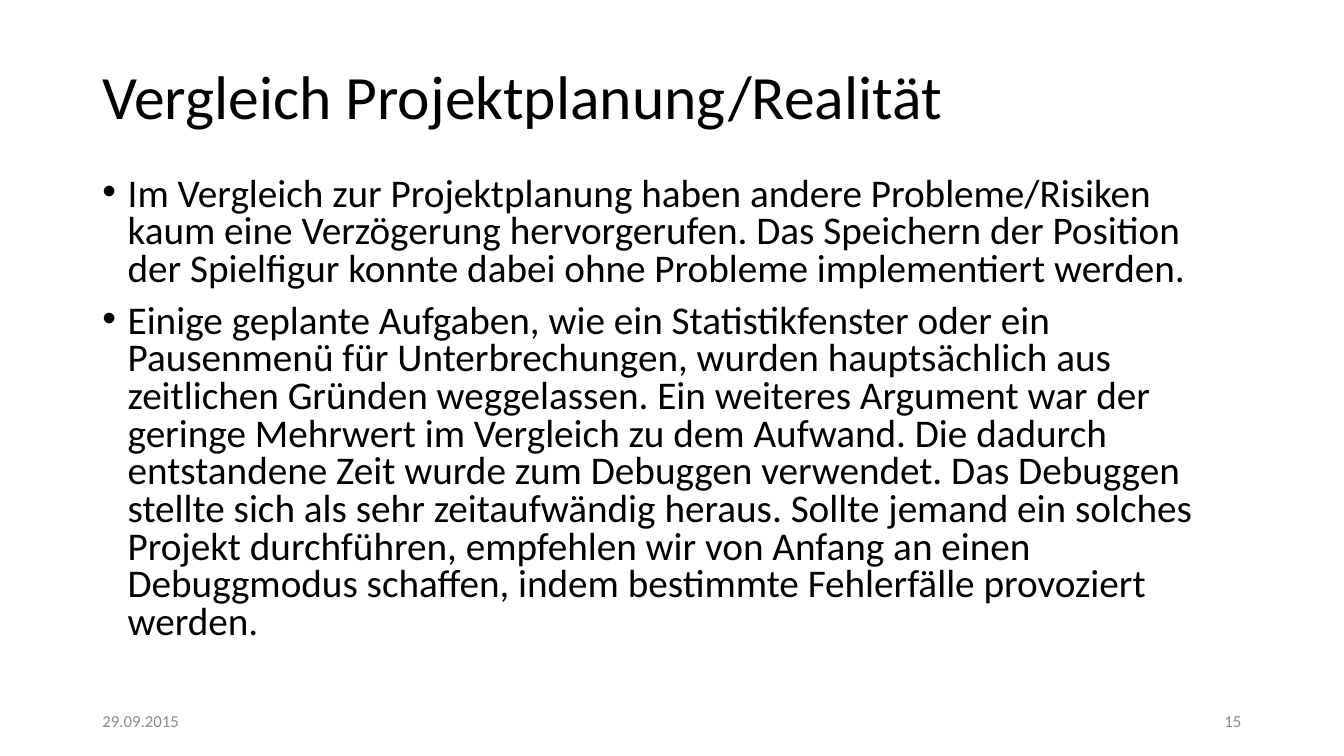
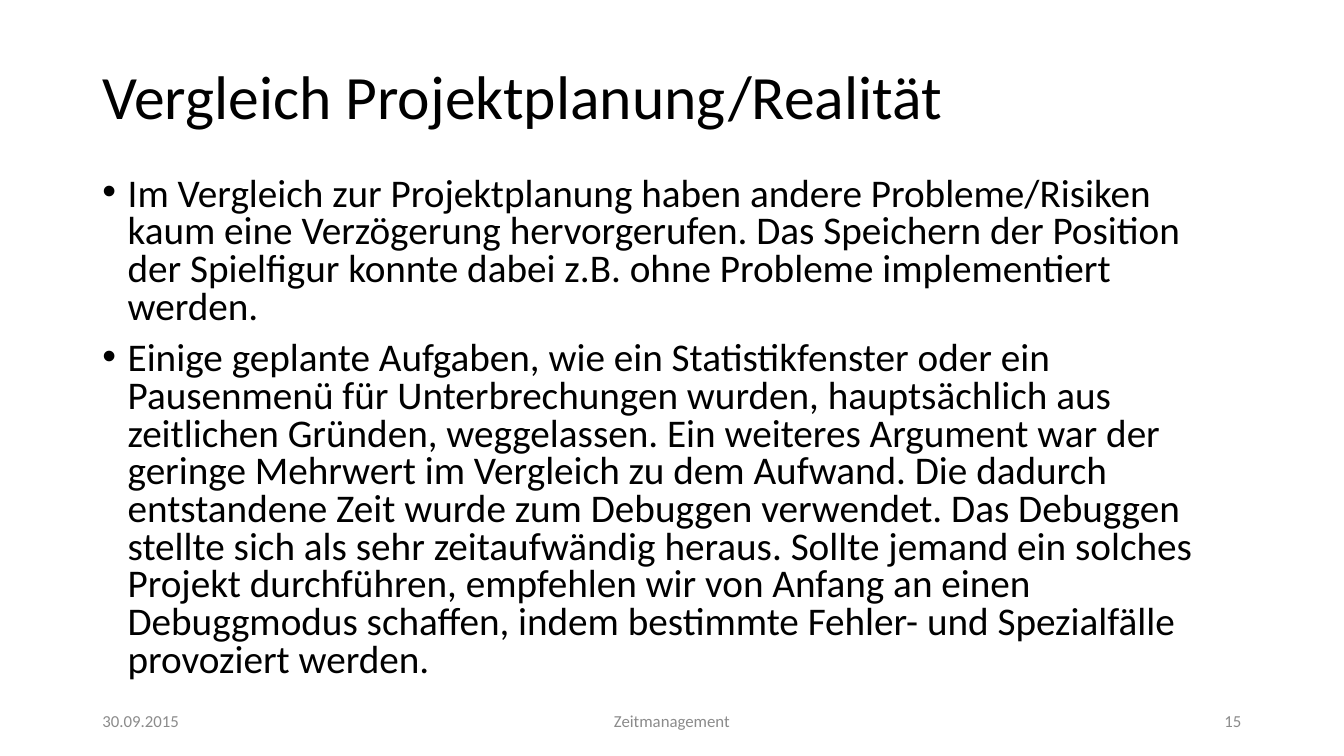
Before and after one commit to lukasleitsch/mensch-aergere-dich-nicht, a slide deck: slide 15 of Finale Präsentation.pptx. Drawn at 1344x756 pixels with LibreOffice and Linux fonts; fonts in the diff are those of the drawing. Boxes give left, top, right and bottom in pixels: in the first picture for what was removed or moved away, otherwise in the second. Text is boxed around its words. In the diff, an @@ line names an element or a change of style, - is before the commit and + after.

```diff
--- a/Finale Präsentation.pptx
+++ b/Finale Präsentation.pptx
@@ text at [128,179,1192,680]: text changed @@
-• Im Vergleich zur Projektplanung haben andere Probleme/Risiken kaum eine Verzögerung hervorgerufen. Das Speichern der Position der Spielfigur konnte dabei ohne Probleme implementiert werden.
-• Einige geplante Aufgaben, wie ein Statistikfenster oder ein Pausenmenü für Unterbrechungen, wurden hauptsächlich aus zeitlichen Gründen weggelassen. Ein weiteres Argument war der geringe Mehrwert im Vergleich zu dem Aufwand. Die dadurch entstandene Zeit wurde zum Debuggen verwendet. Das Debuggen stellte sich als sehr zeitaufwändig heraus. Sollte jemand ein solches Projekt durchführen, empfehlen wir von Anfang an einen Debuggmodus schaffen, indem bestimmte Fehlerfälle provoziert werden.
+• Im Vergleich zur Projektplanung haben andere Probleme/Risiken kaum eine Verzögerung hervorgerufen. Das Speichern der Position der Spielfigur konnte dabei z.B. ohne Probleme implementiert werden.
+• Einige geplante Aufgaben, wie ein Statistikfenster oder ein Pausenmenü für Unterbrechungen wurden, hauptsächlich aus zeitlichen Gründen, weggelassen. Ein weiteres Argument war der geringe Mehrwert im Vergleich zu dem Aufwand. Die dadurch entstandene Zeit wurde zum Debuggen verwendet. Das Debuggen stellte sich als sehr zeitaufwändig heraus. Sollte jemand ein solches Projekt durchführen, empfehlen wir von Anfang an einen Debuggmodus schaffen, indem bestimmte Fehler- und Spezialfälle provoziert werden.
@@ text at [102,716,178,727]: text changed @@
-29.09.2015
+30.09.2015
@@ text added at [614,715,730,730], 12 pt, text #8C8C8C @@
+Zeitmanagement
```
Also in this commit, not shown: 21 other slides changed.
